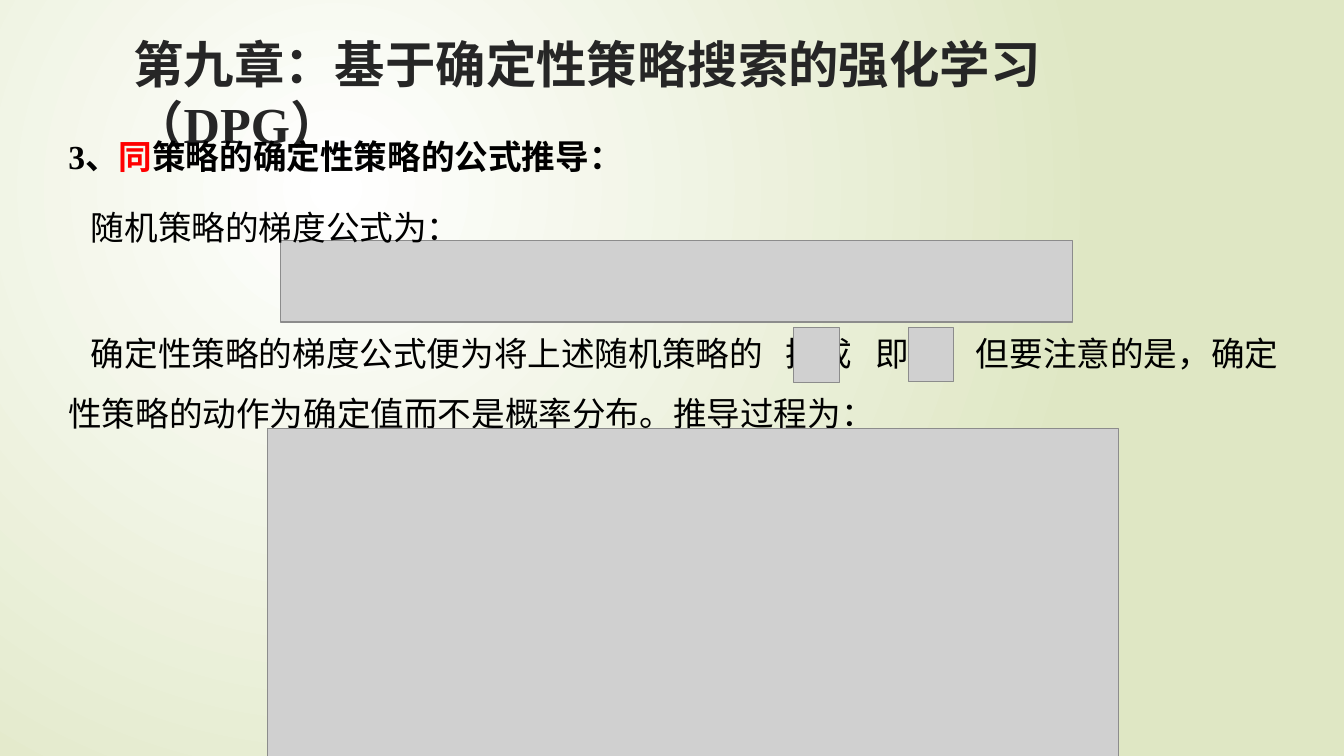
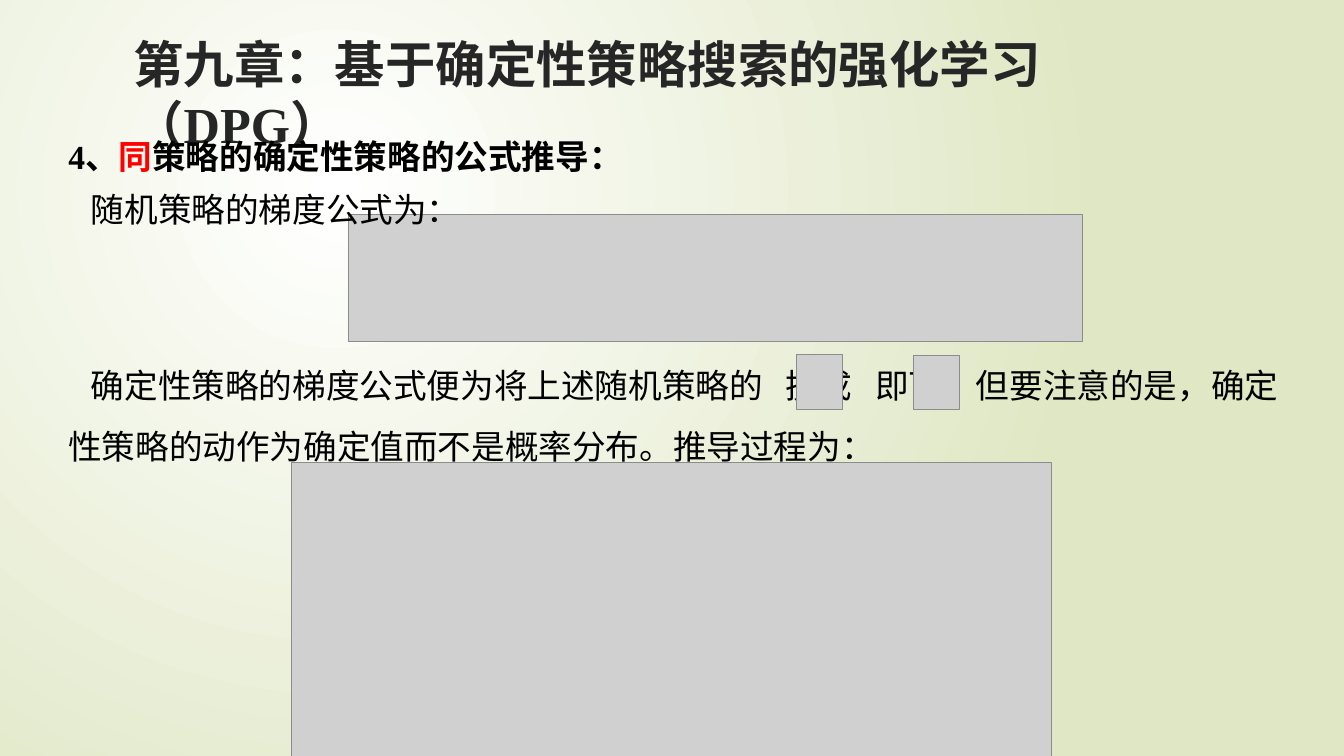
Before and after one commit to zgqzhangguoqi/RL-Flies, a slide deck: slide 52 of 强化学习PPT/强化学习原理入门(4~9章).pptx (slide 51 before the commit). Drawn at 1344x756 pixels with LibreOffice and Linux fonts; fonts in the diff are those of the drawing; grey boxes stand for pictures. Boxes give left, top, right and bottom in pixels: in the first picture for what was removed or moved away, otherwise in the second. Text is boxed around its words. In the diff, an @@ line names an element or a change of style, - is before the commit and + after.

```diff
--- a/强化学习PPT/强化学习原理入门(4~9章).pptx
+++ b/强化学习PPT/强化学习原理入门(4~9章).pptx
@@ text at bbox=[68, 143, 622, 172]: text changed @@
-3、同策略的确定性策略的公式推导：
+4、同策略的确定性策略的公式推导：
@@ text "随机策略的梯度公式为：": place and size @@
-text "随机策略的梯度公式为：" at bbox=[91, 211, 461, 250]
+text "随机策略的梯度公式为：" at bbox=[91, 193, 461, 232]
@@ picture: place and size @@
-picture at bbox=[280, 241, 1073, 323]
+picture at bbox=[349, 215, 1083, 342]
@@ text "确定性策略的梯度公式便为将上述随机策略的 换成 即可，但要注意的是，确定性策略的动作为确定值而不是概率分布。推导过程为：": place and size @@
-text "确定性策略的梯度公式便为将上述随机策略的 换成 即可，但要注意的是，确定性策略的动作为确定值而不是概率分布。推导过程为：" at bbox=[68, 331, 1278, 436]
+text "确定性策略的梯度公式便为将上述随机策略的 换成 即可，但要注意的是，确定性策略的动作为确定值而不是概率分布。推导过程为：" at bbox=[68, 364, 1278, 468]
@@ picture: place and size @@
-picture at bbox=[793, 328, 840, 383]
+picture at bbox=[797, 355, 843, 410]
@@ picture: place and size @@
-picture at bbox=[908, 328, 954, 382]
+picture at bbox=[914, 356, 960, 410]
@@ picture: place and size @@
-picture at bbox=[267, 429, 1119, 756]
+picture at bbox=[292, 463, 1053, 756]
```
Also in this commit, not shown: 6 other slides changed, 4 slides added, 1 slide removed.
